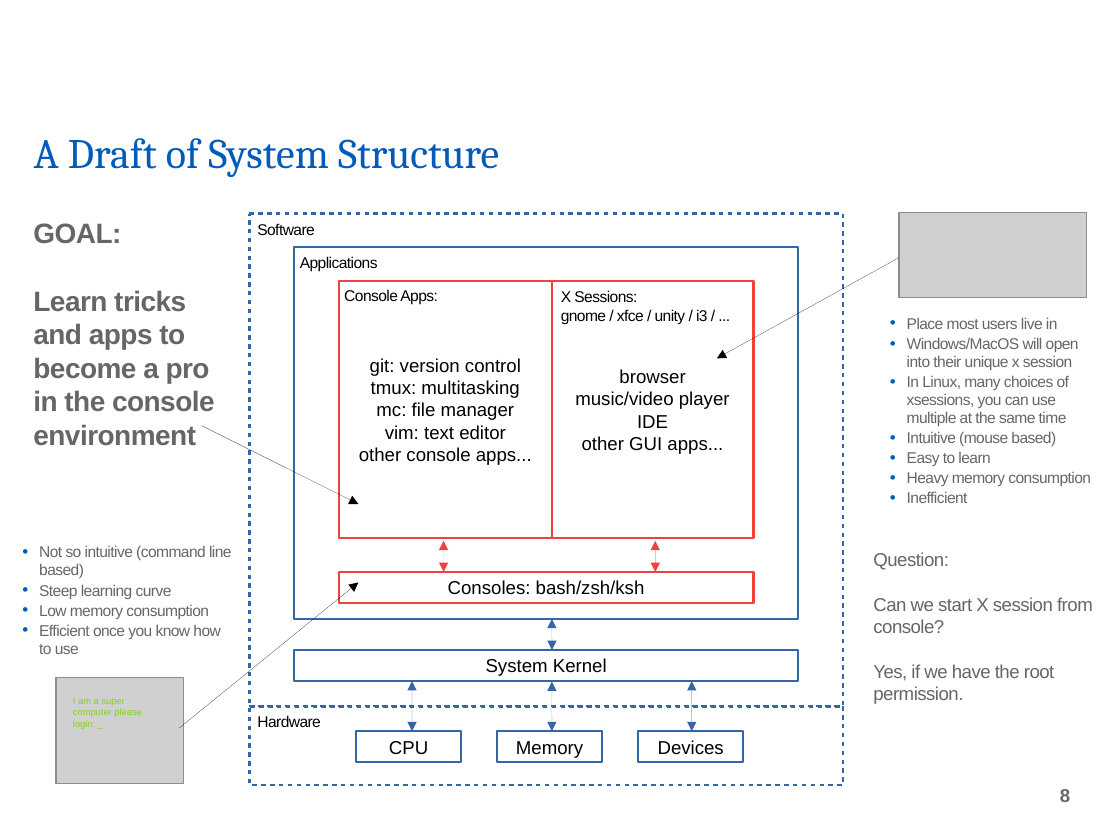
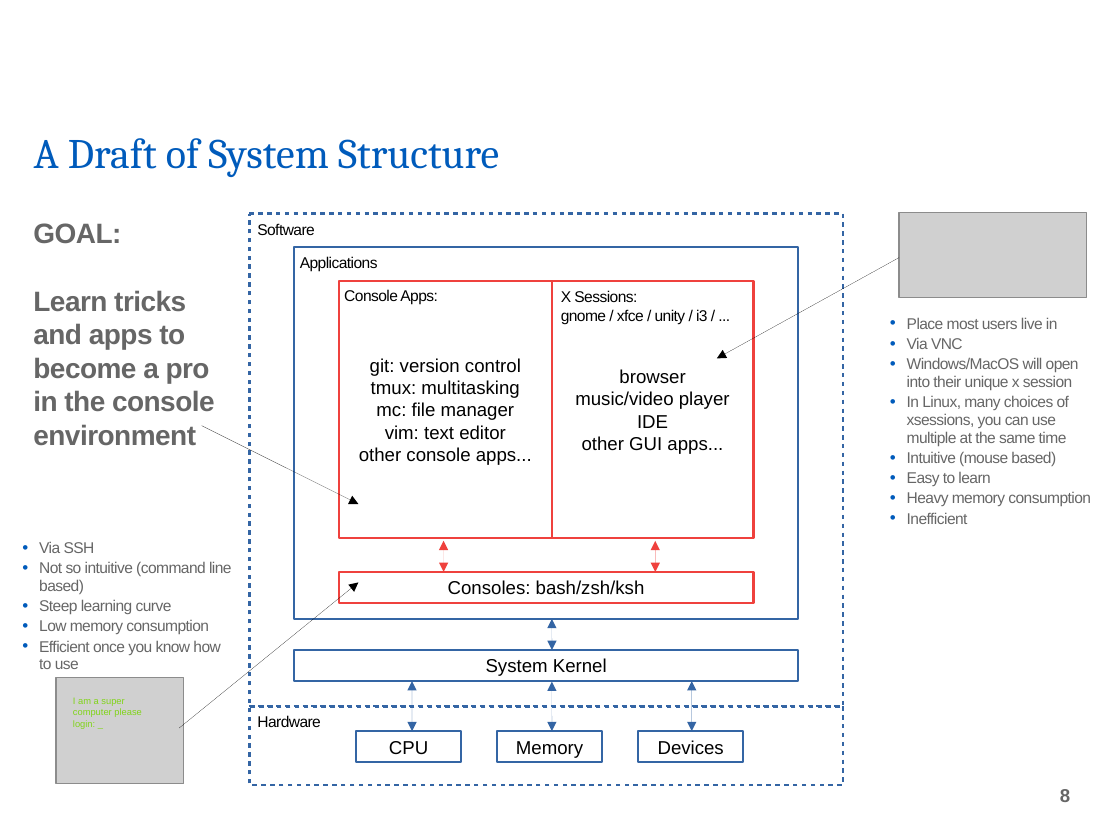
Before and after one commit to tidues/Intro-to-Linux-Server, a slide deck: slide 8 of IntroToLinuxServer.odp. Drawn at 1120x840 pixels with LibreOffice and Linux fonts; fonts in the diff are those of the drawing; grey boxes stand for pictures; background and template pictures are left out. Boxes give left, top, right and bottom in pixels: in the first picture for what was removed or moved away, otherwise in the second. Text is boxed around its words. In the diff, an @@ line names an element or a change of style, - is before the commit and + after.

```diff
--- a/IntroToLinuxServer.odp
+++ b/IntroToLinuxServer.odp
@@ text at box(907, 337, 963, 349): paragraph added @@
+• Via VNC
@@ text at box(39, 542, 95, 553): paragraph added @@
+• Via SSH
@@ text removed at box(873, 552, 1093, 704) @@
-Question:
-Can we start X session from console?
-Yes, if we have the root permission.
```
Also in this commit, not shown: 13 other slides changed, 27 other files.
